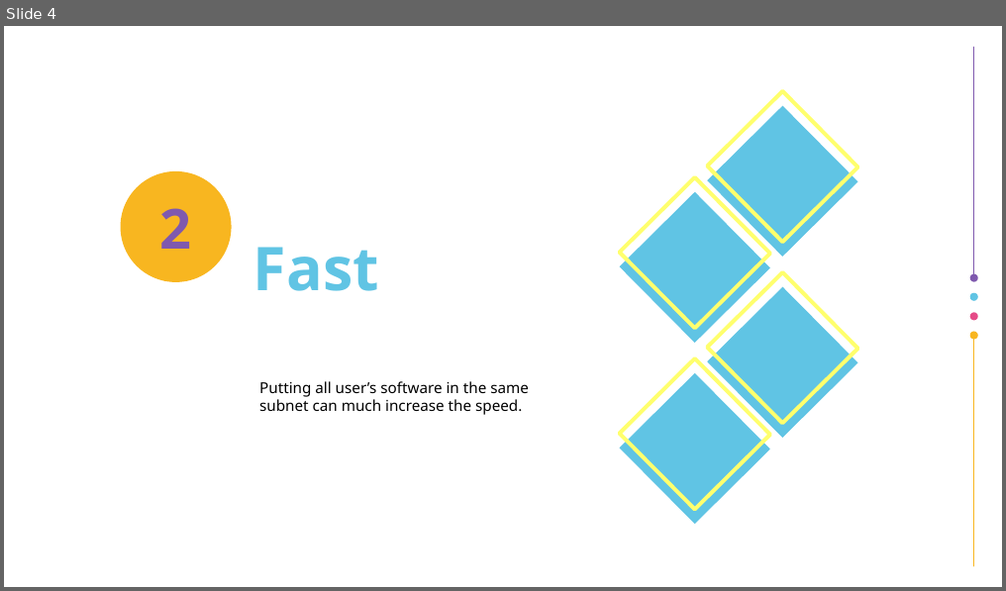
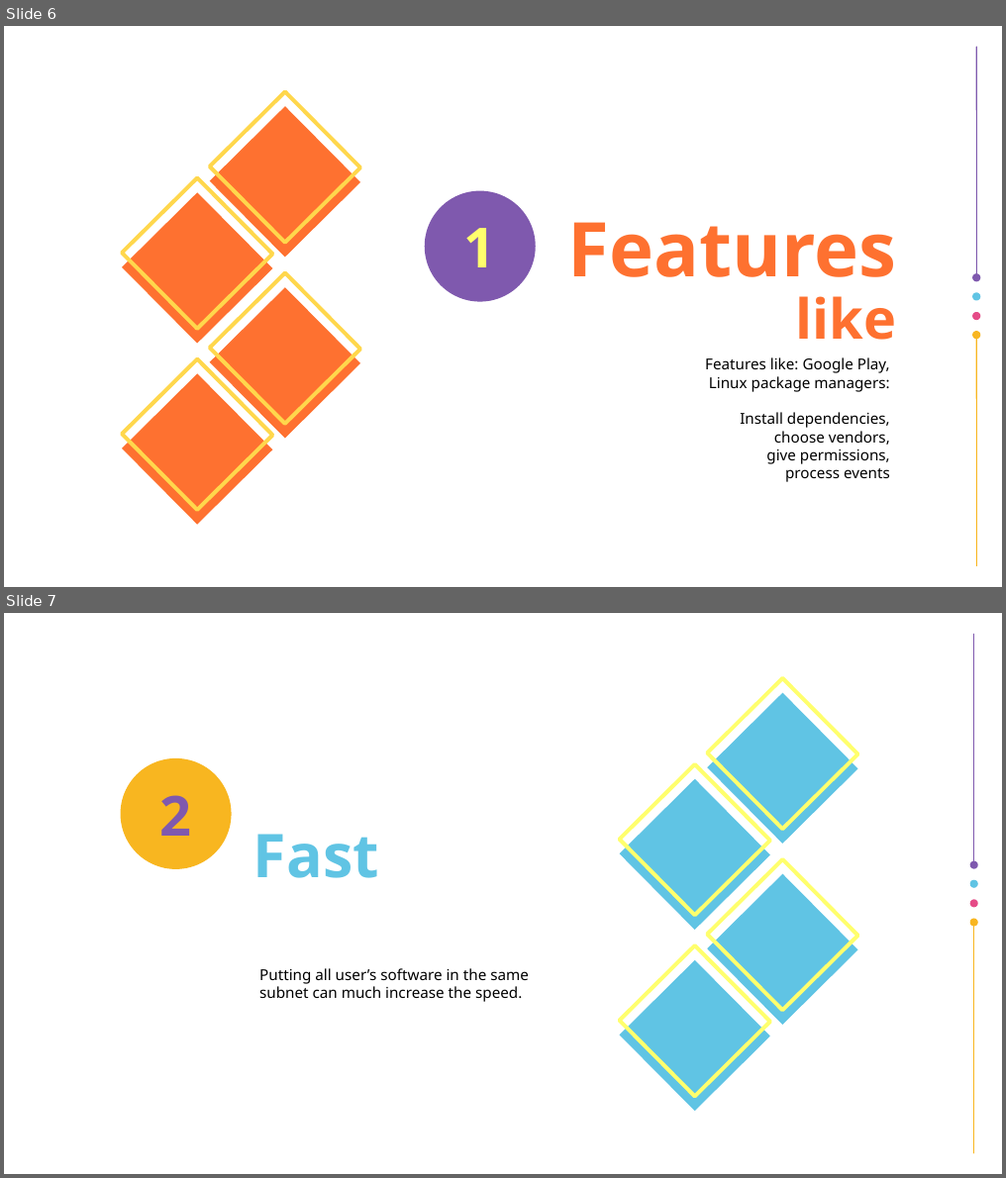
Before and after one commit to vporton/icp-package-manager, a slide deck: docs/presentation.odp. Shown one above the other, each under a label of ours: slide 4 before the commit, slides 6 and 7 after it. The pictures are 1006x591 and 1006x1178 pixels, drawn with LibreOffice and Linux fonts; fonts in the diff are those of the drawing; background and template pictures are left out. Boxes give left, top, right and bottom in pixels: in the first picture for what was removed or moved away, otherwise in the second. Text is boxed around its words. In the diff, an @@ line names an element or a change of style, - is before the commit and + after.

```diff
--- a/docs/presentation.odp
+++ b/docs/presentation.odp
@@ slide 6 added at (4, 26, 1002, 587), background #FFFFFF @@
@@ group added at (973, 47, 981, 567): 4 freeform shapes, 2 lines @@
@@ freeform shape added at (425, 190, 537, 302), fill #7F59AE, 44 pt, text #FFFF6D, bold @@
+1
@@ title added at (567, 222, 896, 277), 60 pt, text #FE7130, bold @@
+Features
@@ title added at (795, 296, 896, 340), 44 pt, text #FE7130, bold @@
+like
@@ group added at (122, 92, 360, 525): 8 freeform shapes @@
@@ title added at (705, 358, 890, 482), 12 pt, text #000000 @@
+Features like: Google Play,
+Linux package managers:
+Install dependencies,
+choose vendors,
+give permissions,
+process events
@@ what was slide 4 is now slide 7 @@
```
Also in this commit, not shown: 4 slides changed, 4 other slides added, 5 slides removed.
